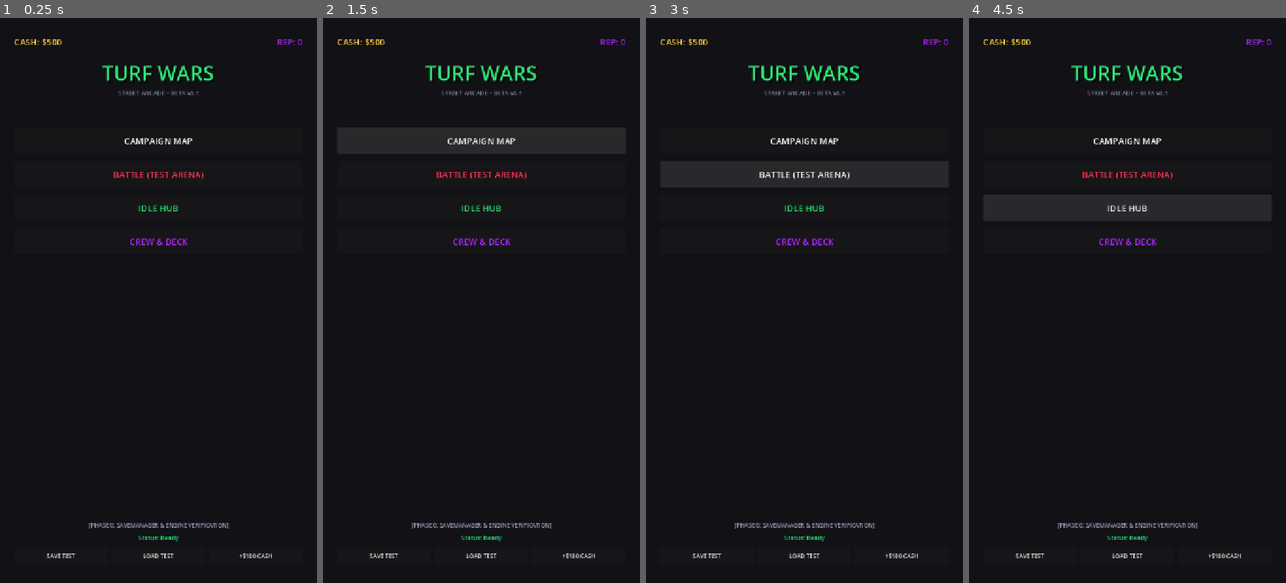
Above: before the commit, frames 1-4 (left to right).
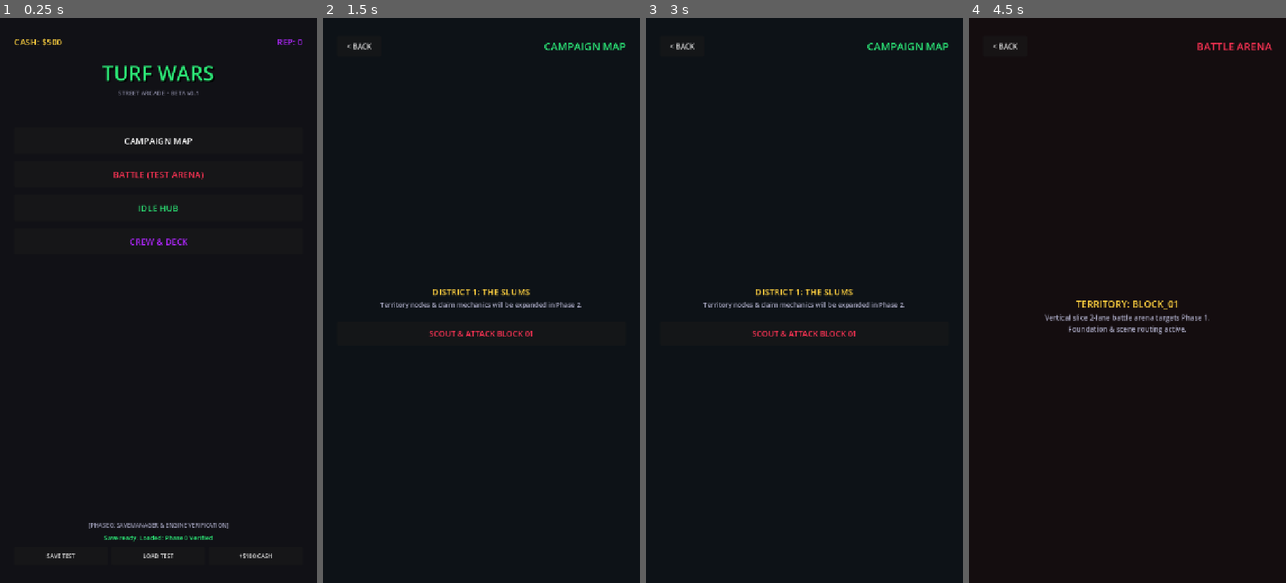
Above: after the commit, the same moments.

Repository: Radix-Obsidian/TurfWars-
Game: Godot game, scene res://scenes/main/main.tscn
Two runs of this game, one before a commit and one after it. Both use one fixed random seed, a clock stepped at 60 frames per second and the inputs below.
Inputs (mouse positions are in pixels of both pictures, inside the frame that each line leads up to):
- Up to frame 1 (0.25 s): no input
- Up to frame 2 (1.5 s): click "SAVE TEST" at 0.5 s; click "CAMPAIGN MAP" at 1.25 s
- Up to frame 3 (3 s): click (804, 142) at 2 s, where only the run before the commit has a clickable "CAMPAIGN MAP"; click (804, 176) at 2.75 s, where only the run before the commit has a clickable "BATTLE (TEST ARENA)"
- Up to frame 4 (4.5 s): click (1127, 334) at 3.5 s, where only the run after the commit has a clickable "SCOUT & ATTACK BLOCK 01"; click (1127, 210) at 4.25 s, where only the run before the commit has a clickable "IDLE HUB"

The runs differ from the first frame. In frame 1, 0.2% of the frame differs, in the area x 32-68%, y 91-93%; in frame 2, 7.0%; in frame 3, 7.0%; in frame 4, 7.0%, in the area x 4-96%, y 3-96%.
Error before the commit: Parse Error: Invalid operands "float" and "int" for "%" operator. (res://scripts/ui/main_menu.gd:40)

Commit message:
Phase 0 verified: Fix main_menu time cast, add test suite and Godot UIDs

Diff:
--- a/scripts/ui/main_menu.gd
+++ b/scripts/ui/main_menu.gd
@@ -37,7 +37,7 @@
 
 # Phase 0 SaveManager Test Handlers
 func _on_save_test_pressed() -> void:
-	var test_code := "TestVal_" + str(Time.get_unix_time_from_system() % 10000)
+	var test_code := "TestVal_" + str(int(Time.get_unix_time_from_system()) % 10000)
 	SaveManager.set_value("test_value", test_code)
 	var success := SaveManager.save_game()
 	if success:
--- /dev/null
+++ b/test/test_phase_0.gd
@@ -0,0 +1,64 @@
+extends Node
+
+func _ready() -> void:
+	print("--- BEGIN PHASE 0 AUTOMATED VERIFICATION ---")
+
+	# Test 1: Verify Autoloads exist
+	assert(EventBus != null, "EventBus autoload missing")
+	assert(SaveManager != null, "SaveManager autoload missing")
+	assert(GameManager != null, "GameManager autoload missing")
+	assert(AudioManager != null, "AudioManager autoload missing")
+	print("✔ Test 1: All 4 Autoloads verified")
+
+	# Test 2: Verify SaveManager save and load test value
+	var test_code := "Phase0_Verification_" + str(int(Time.get_unix_time_from_system()))
+	SaveManager.set_value("test_value", test_code)
+	var save_res := SaveManager.save_game()
+	assert(save_res == true, "SaveManager failed to write save")
+
+	SaveManager.set_value("test_value", "overwritten_temporary")
+	var load_res := SaveManager.load_game()
+	assert(load_res == true, "SaveManager failed to read save")
+	var loaded_val = SaveManager.get_value("test_value")
+	assert(loaded_val == test_code, "Loaded test value did not match expected value")
+	print("✔ Test 2: SaveManager save & load test passed. Value: " + loaded_val)
+
+	# Test 3: Economy helpers
+	var start_cash := GameManager.get_cash()
+	GameManager.add_cash(250)
+	assert(GameManager.get_cash() == start_cash + 250, "Cash addition failed")
+	var spent := GameManager.spend_cash(100)
+	assert(spent == true, "Cash spend failed")
+	assert(GameManager.get_cash() == start_cash + 150, "Cash balance mismatch")
+	print("✔ Test 3: GameManager economy logic verified (Cash: " + str(GameManager.get_cash()) + ")")
+
+	# Test 4: Verify Resource loading
+	var runner_card: CardData = load("res://resources/cards/street_runner.tres")
+	assert(runner_card != null, "Failed to load street_runner.tres")
+	assert(runner_card.id == "street_runner", "Card ID mismatch")
+	assert(runner_card.get_hp(1) == 180, "Card HP calculation mismatch")
+	assert(runner_card.get_hp(2) == 198, "Card HP growth mismatch")
+
+	var terr: TerritoryData = load("res://resources/territories/block_01.tres")
+	assert(terr != null, "Failed to load block_01.tres")
+	assert(terr.id == "block_01", "Territory ID mismatch")
+	print("✔ Test 4: CardData and TerritoryData resources verified")
+
+	# Test 5: Verify all scenes load cleanly
+	var scenes_to_check := [
+		"res://scenes/main/main.tscn",
+		"res://scenes/battle/battle.tscn",
+		"res://scenes/campaign/campaign.tscn",
+		"res://scenes/idle/idle.tscn",
+		"res://scenes/ui/collection.tscn"
+	]
+	for sc_path in scenes_to_check:
+		var scene_res = load(sc_path)
+		assert(scene_res != null, "Failed to load scene: " + sc_path)
+		var instance = scene_res.instantiate()
+		assert(instance != null, "Failed to instantiate scene: " + sc_path)
+		instance.queue_free()
+	print("✔ Test 5: All 5 core scenes instantiated cleanly")
+
+	print("--- ALL PHASE 0 VERIFICATION TESTS PASSED ---")
+	get_tree().quit(0)
--- /dev/null
+++ b/test/test_phase_0.tscn
@@ -0,0 +1,6 @@
+[gd_scene load_steps=2 format=3]
+
+[ext_resource type="Script" path="res://test/test_phase_0.gd" id="1_test"]
+
+[node name="TestPhase0" type="Node"]
+script = ExtResource("1_test")
Not shown, added: scripts/autoload/audio_manager.gd.uid
Not shown, added: scripts/autoload/event_bus.gd.uid
Not shown, added: scripts/autoload/game_manager.gd.uid
Not shown, added: scripts/autoload/save_manager.gd.uid
Not shown, added: scripts/battle/battle_scene.gd.uid
Not shown, added: scripts/campaign/campaign_scene.gd.uid
Not shown, added: scripts/data/card_data.gd.uid
Not shown, added: scripts/data/territory_data.gd.uid
Not shown, added: scripts/idle/idle_scene.gd.uid
Not shown, added: scripts/ui/collection_scene.gd.uid
Not shown, added: scripts/ui/main_menu.gd.uid
